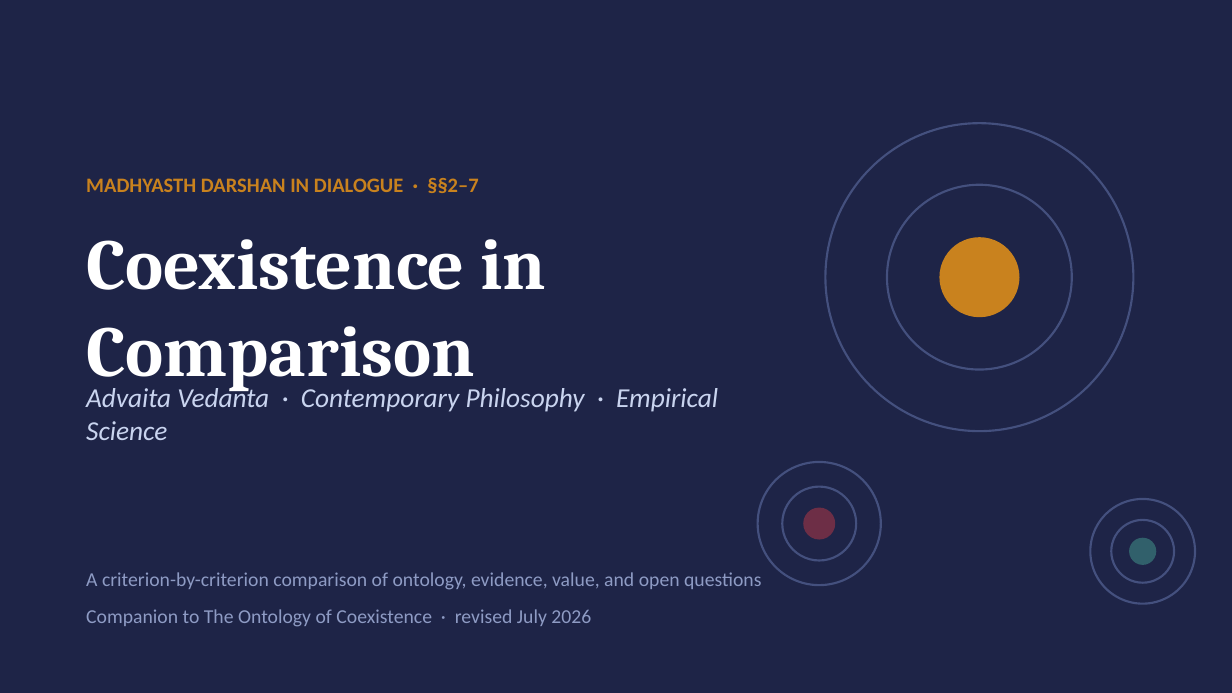
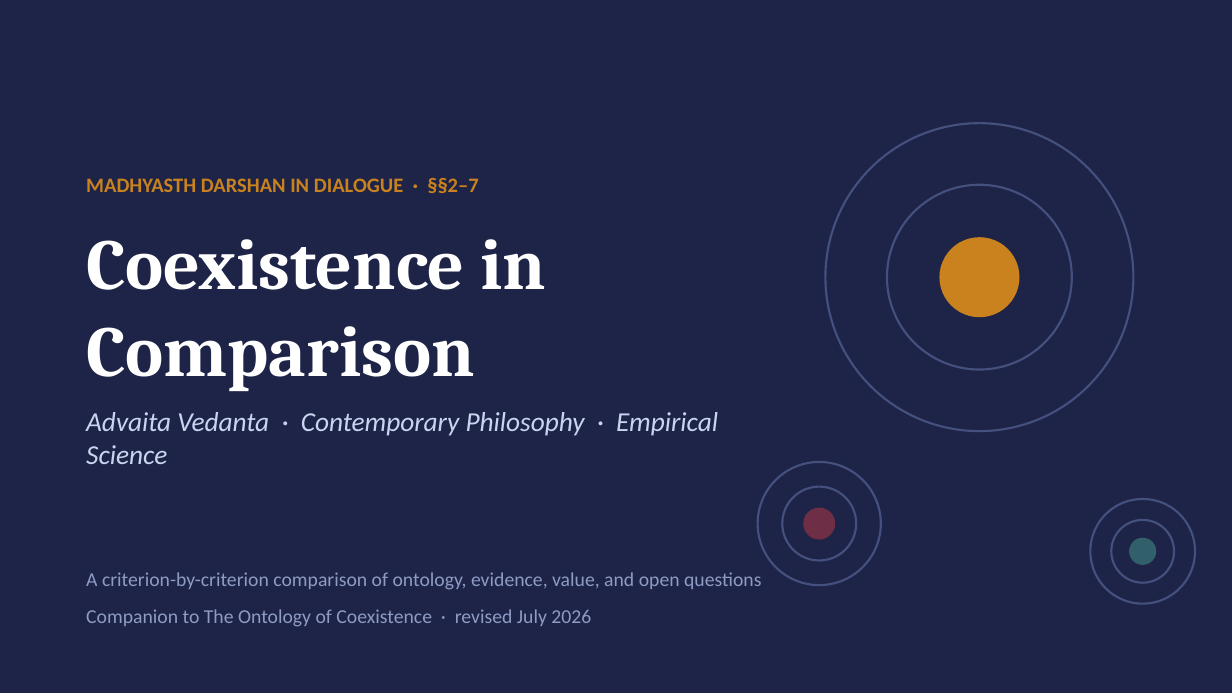
Before and after one commit to raghavamohan/AnalyticMadhyasthDarshan, a slide deck: slide 1 of Studies/The-Ontology-of-Coexistence/Coexistence-in-Comparison-MD-vs-Advaita-Philosophy-Science.pptx. Drawn at 1232x693 pixels with LibreOffice and Linux fonts; fonts in the diff are those of the drawing. Boxes give left, top, right and bottom in pixels: in the first picture for what was removed or moved away, otherwise in the second. Text is boxed around its words. In the diff, an @@ line names an element or a change of style, - is before the commit and + after.

Commit message:
Harden companion presentation generation

```diff
--- a/Studies/The-Ontology-of-Coexistence/Coexistence-in-Comparison-MD-vs-Advaita-Philosophy-Science.pptx
+++ b/Studies/The-Ontology-of-Coexistence/Coexistence-in-Comparison-MD-vs-Advaita-Philosophy-Science.pptx
@@ text "Advaita Vedanta · Contemporary Philosophy ..." rewrapped from bbox=[86, 384, 718, 440] to bbox=[86, 412, 718, 464] @@
```
Also in this commit, not shown: 22 other files.
